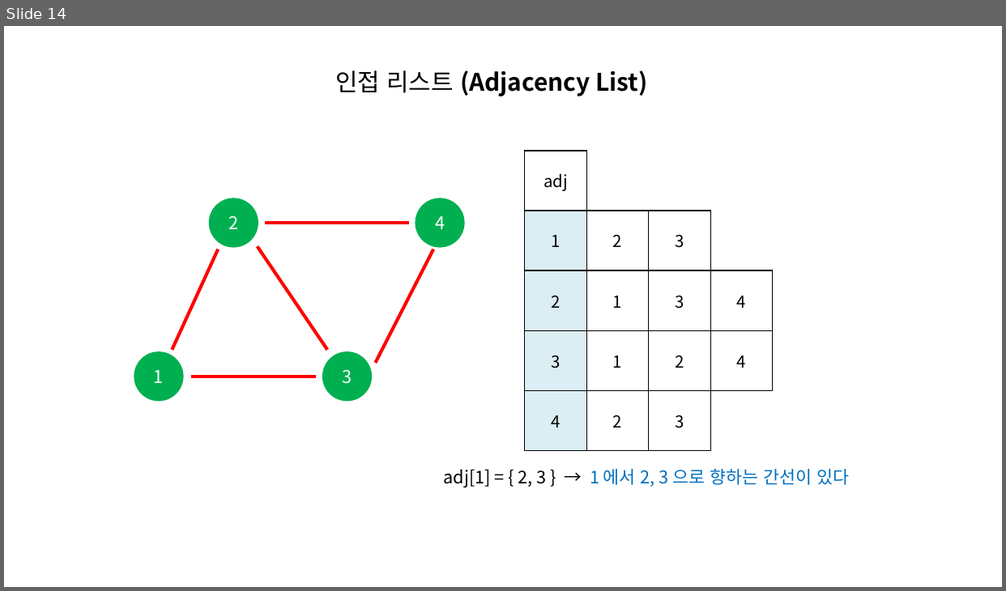
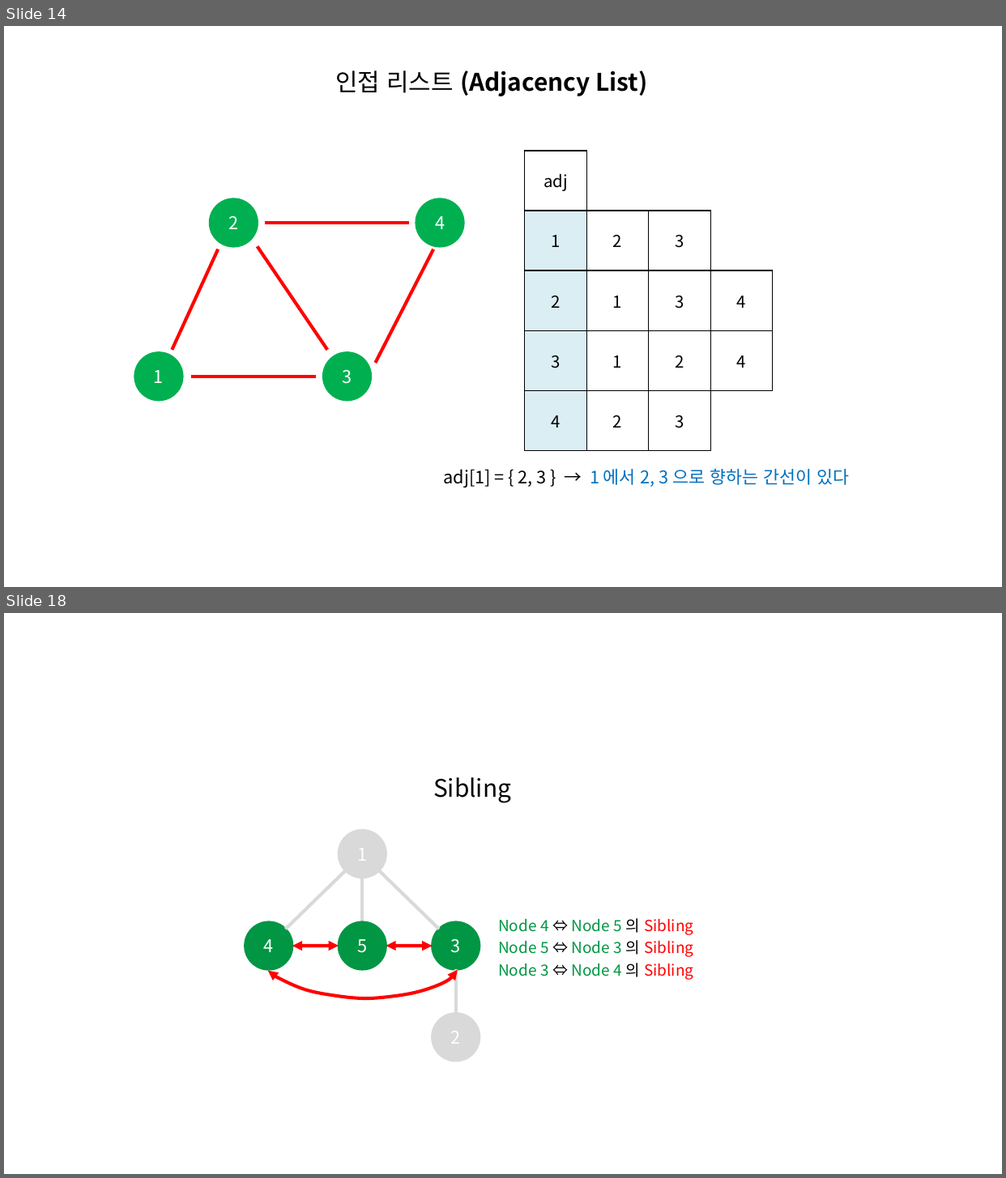
Before and after one commit to momo1108/blog, a slide deck: assets/etc/이미지제작용.pptx. Shown one above the other, each under a label of ours: slide 14 before the commit, slides 14 and 18 after it; the slides between them are not shown. The pictures are 1006x591 and 1006x1178 pixels, drawn with LibreOffice and Linux fonts; fonts in the diff are those of the drawing. Boxes give left, top, right and bottom in pixels: in the first picture for what was removed or moved away, otherwise in the second. Text is boxed around its words. In the diff, an @@ line names an element or a change of style, - is before the commit and + after.

```diff
--- a/assets/etc/이미지제작용.pptx
+++ b/assets/etc/이미지제작용.pptx
@@ slide 18 added at box(4, 613, 1002, 1174), background #FFFFFF @@
@@ text added at box(433, 777, 511, 803), 22 pt, text #000000 @@
+Sibling
@@ ellipse added at box(339, 830, 386, 878), fill #D9D9D9, outline #D9D9D9 2 pt, 16 pt, text #FFFFFF @@
+1
@@ line added from (345, 871) to (285, 929), #D9D9D9 3 pt @@
@@ line added from (362, 878) to (362, 922), #D9D9D9 3 pt @@
@@ line added from (439, 929) to (378, 871), #D9D9D9 3 pt @@
@@ ellipse added at box(245, 922, 292, 969), fill #009644, outline #009644 2 pt, 16 pt, text #FFFFFF @@
+4
@@ ellipse added at box(339, 922, 386, 969), fill #009644, outline #009644 2 pt, 16 pt, text #FFFFFF @@
+5
@@ ellipse added at box(432, 922, 480, 969), fill #009644, outline #009644 2 pt, 16 pt, text #FFFFFF @@
+3
@@ text added at box(498, 918, 693, 980), 14 pt, text #009644 @@
+Node 4 ⇔ Node 5 의 Sibling
+Node 5 ⇔ Node 3 의 Sibling
+Node 3 ⇔ Node 4 의 Sibling
@@ double arrow added from (339, 946) to (292, 946), #FF0000 3 pt @@
@@ double arrow added from (432, 946) to (386, 946), #FF0000 3 pt @@
@@ freeform shape added at box(268, 970, 457, 999), outline #FF0000 3 pt @@
@@ line added from (455, 969) to (455, 1014), #D9D9D9 3 pt @@
@@ ellipse added at box(432, 1014, 480, 1061), fill #D9D9D9, outline #D9D9D9 2 pt, 16 pt, text #FFFFFF @@
+2
```
Also in this commit, not shown: 4 other slides added, 15 other files.
